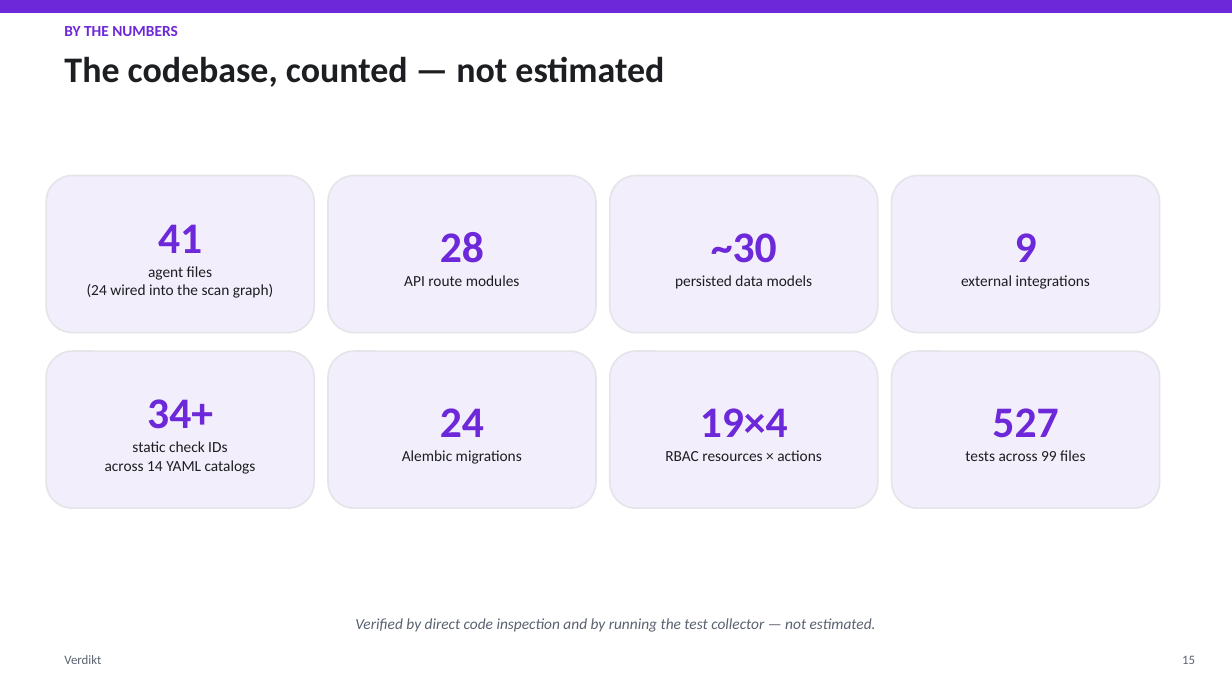
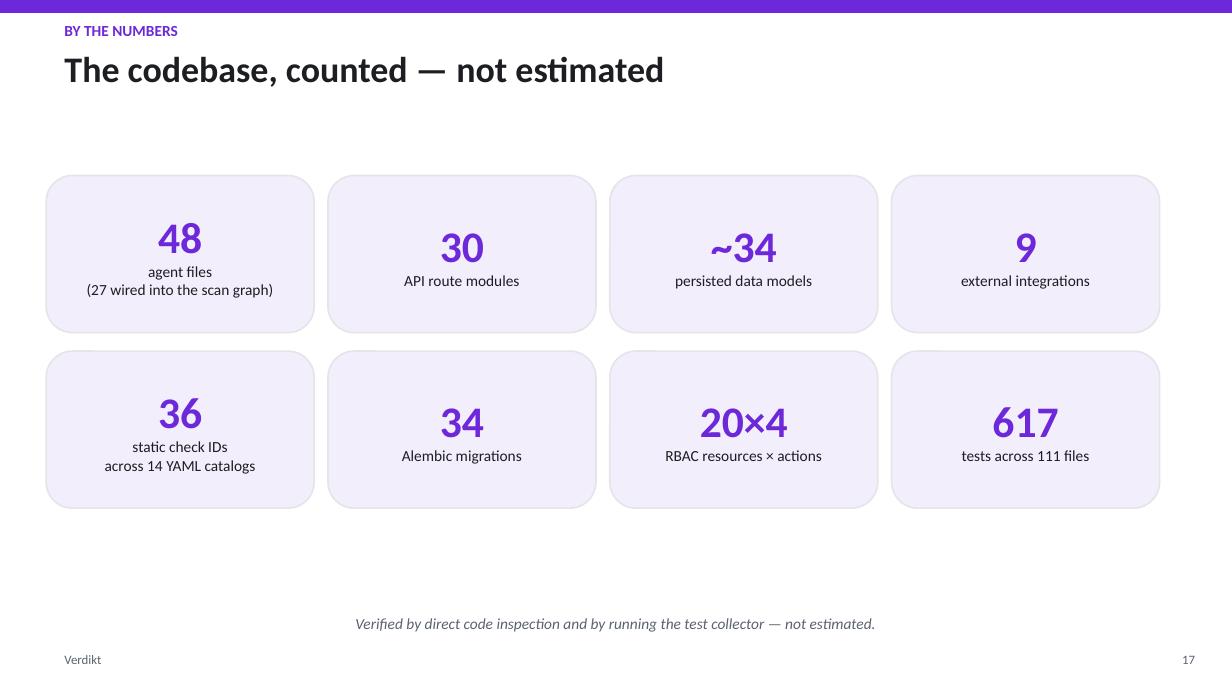
Before and after one commit to mudigondabhanu85/verdikt, a slide deck: slide 17 of docs/architecture-overview/Verdikt_Presentation.pptx (slide 16 before the commit). Drawn at 1232x693 pixels with LibreOffice and Linux fonts; fonts in the diff are those of the drawing. Boxes give left, top, right and bottom in pixels: in the first picture for what was removed or moved away, otherwise in the second. Text is boxed around its words. In the diff, an @@ line names an element or a change of style, - is before the commit and + after.

```diff
--- a/docs/architecture-overview/Verdikt_Presentation.pptx
+++ b/docs/architecture-overview/Verdikt_Presentation.pptx
@@ text in rounded rectangle at (87, 223, 273, 298): text changed @@
-41
-agent files
-(24 wired into the scan graph)
+48
+agent files
+(27 wired into the scan graph)
@@ text in rounded rectangle at (440, 233, 484, 263): text changed @@
-28
+30
@@ text in rounded rectangle at (711, 233, 777, 263): text changed @@
-~30
+~34
@@ text in rounded rectangle at (158, 398, 202, 429): text changed @@
-34+
+36
@@ text in rounded rectangle at (440, 408, 484, 438): text changed @@
-24
+34
@@ text in rounded rectangle at (700, 408, 788, 438): text changed @@
-19×4
+20×4
@@ text in rounded rectangle at (962, 407, 1089, 461): text changed @@
-527
-tests across 99 files
+617
+tests across 111 files
@@ text at (1182, 656, 1195, 664): text changed @@
-15
+17
```
Also in this commit, not shown: 17 other slides changed, 2 slides added, 8 other files.
